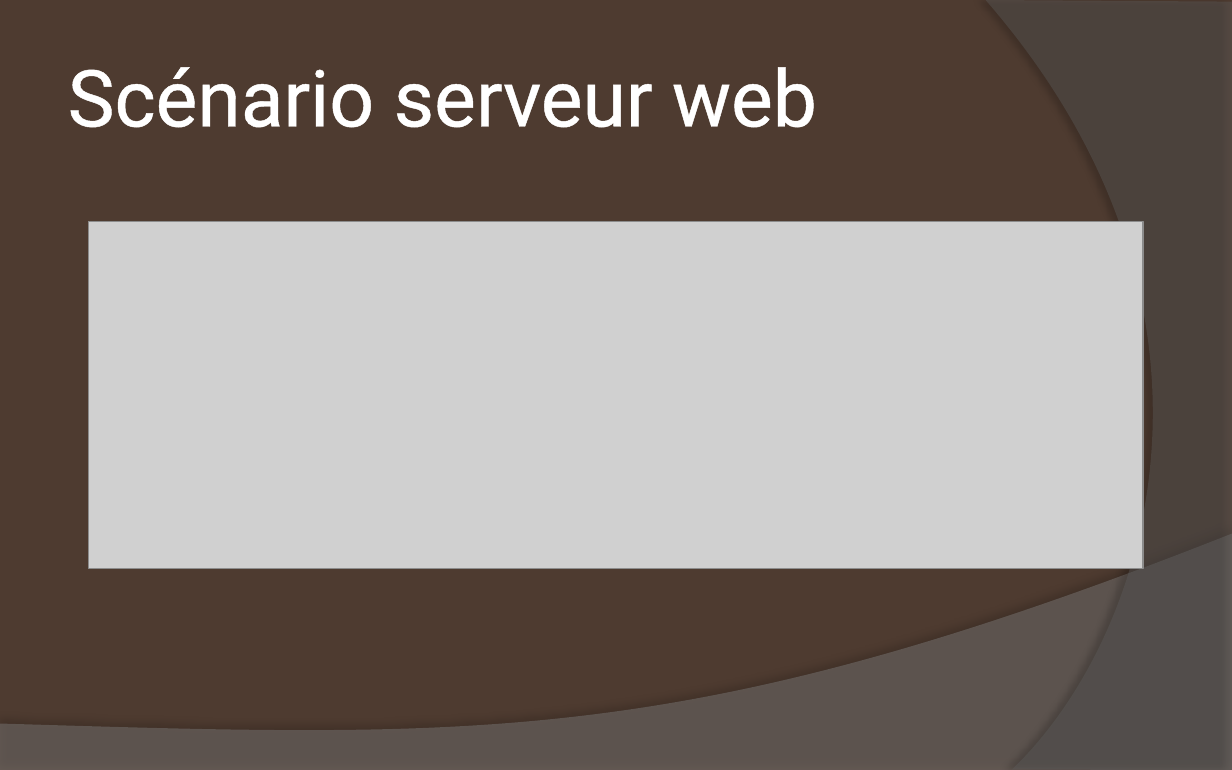
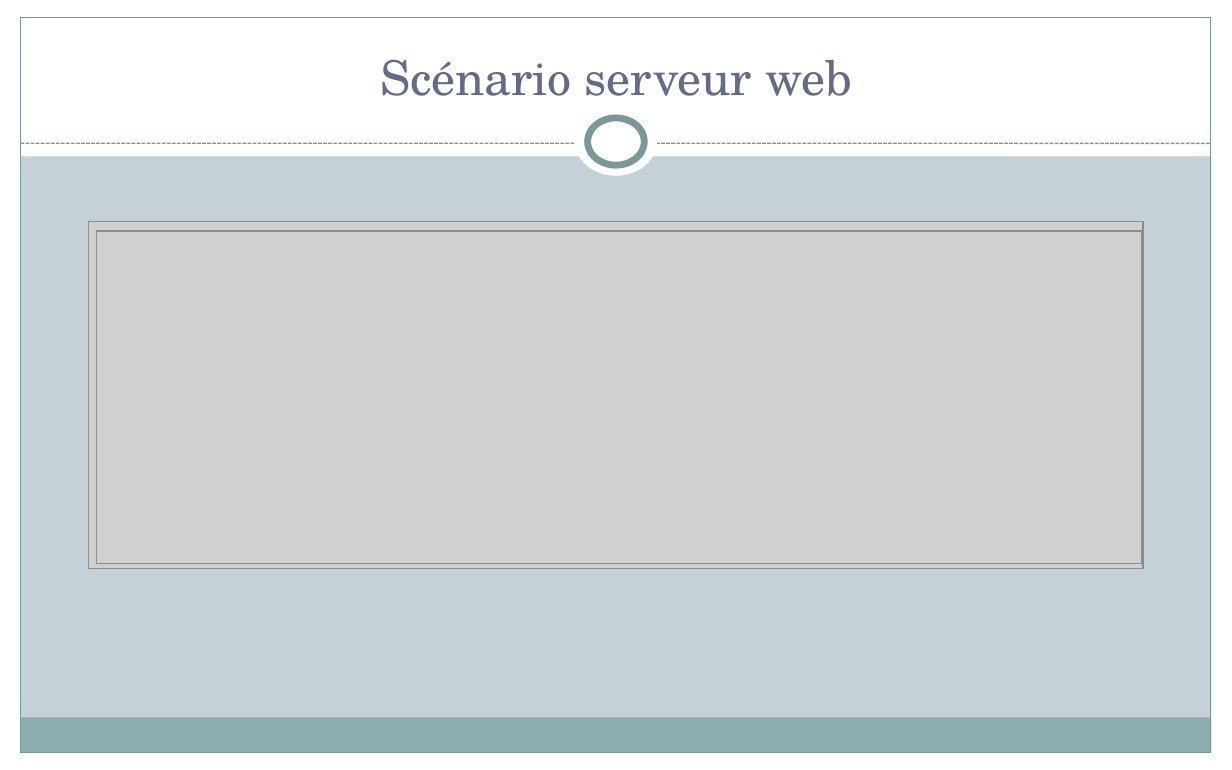
Before and after one commit to DrBalf/domotique_bts_sn_ec_projet, a slide deck: slide 8 of Rapport/Projet_Domotique_présentation.pptx. Drawn at 1232x770 pixels with LibreOffice and Linux fonts; fonts in the diff are those of the drawing; grey boxes stand for pictures. Boxes give left, top, right and bottom in pixels: in the first picture for what was removed or moved away, otherwise in the second. Text is boxed around its words. In the diff, an @@ line names an element or a change of style, - is before the commit and + after.

```diff
--- a/Rapport/Projet_Domotique_présentation.pptx
+++ b/Rapport/Projet_Domotique_présentation.pptx
@@ background #4E3B30 to #C5D1D7 @@
@@ rectangle added at [0, 0, 1232, 156], fill #FFFFFF @@
@@ rectangle added at [0, 0, 21, 770], fill #FFFFFF @@
@@ rectangle added at [21, 17, 1211, 753], outline #7C999A 0.75 pt @@
@@ title "Scénario serveur web": place and size @@
-title "Scénario serveur web" at [68, 67, 817, 128]
+title "Scénario serveur web" at [380, 59, 851, 96]
@@ title "Scénario serveur web" at [380, 59, 851, 96]: size 46 to 28 pt, font Roboto to TeX Gyre Schola, text colour #FFFFFF to #646B86, letter outline #FFFFFF 1.45 pt to none; alignment left to centre; vertical alignment middle to bottom @@
@@ freeform shape removed at [986, 0, 1232, 770] @@
@@ rectangle added at [1211, 0, 1232, 770], fill #FFFFFF @@
@@ ellipse added at [575, 107, 658, 176], fill #FFFFFF @@
@@ ellipse added at [588, 118, 644, 165], fill #FFFFFF, outline #7C999A 4 pt @@
@@ line added from (21, 143) to (1211, 143), #7C999A 0.75 pt dashed @@
@@ picture added at [96, 230, 1142, 563] @@
@@ freeform shape removed at [0, 533, 1232, 770] @@
@@ rectangle added at [20, 717, 1210, 752], fill #8CADAE @@
@@ rectangle added at [0, 753, 1232, 770], fill #FFFFFF @@
```
Also in this commit, not shown: 12 other slides changed, 4 slides added, 41 other files.
